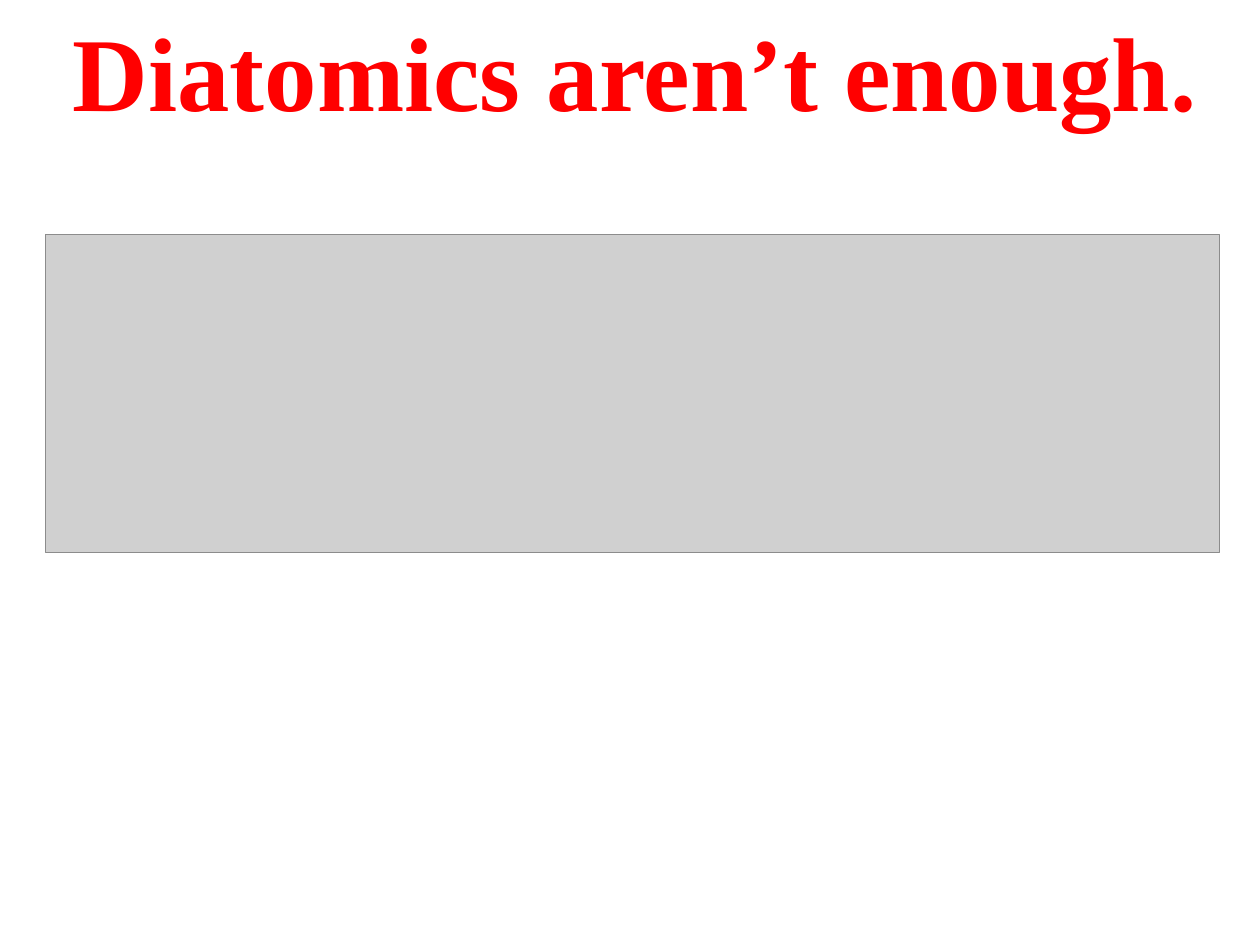
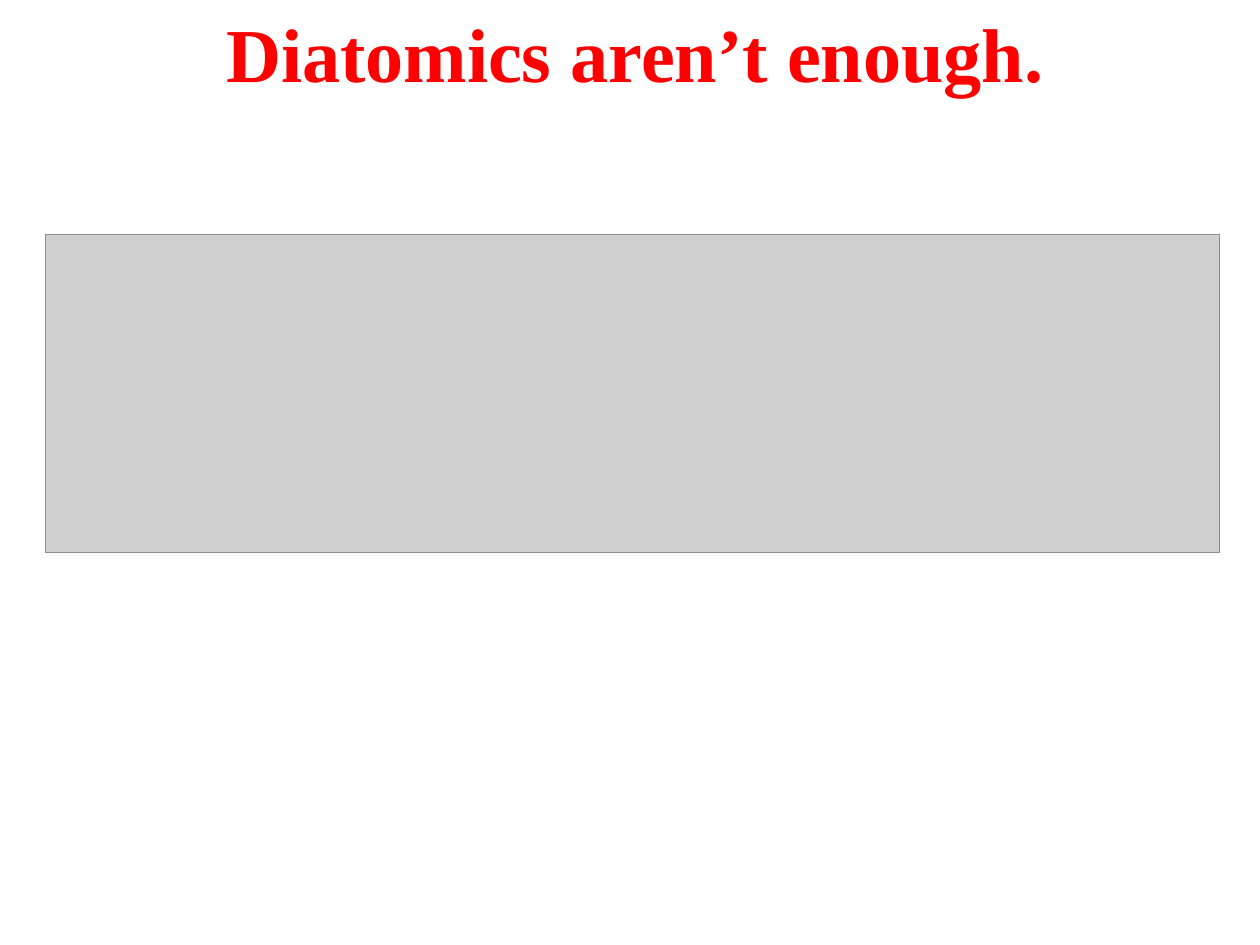
Before and after one commit to HPQC-LABS/polyMLR, a slide deck: slide 17 of 2018-06-20-polyMLR(ISMS).odp. Drawn at 1260x945 pixels with LibreOffice and Linux fonts; fonts in the diff are those of the drawing; grey boxes stand for pictures. Boxes give left, top, right and bottom in pixels: in the first picture for what was removed or moved away, otherwise in the second. Text is boxed around its words. In the diff, an @@ line names an element or a change of style, - is before the commit and + after.

```diff
--- a/2018-06-20-polyMLR(ISMS).odp
+++ b/2018-06-20-polyMLR(ISMS).odp
@@ text "Diatomics aren’t enough." at <box>226,29,1043,97</box>: size 66 to 48 pt @@
```
Also in this commit, not shown: 12 other slides changed, 9 slides added, 3 slides removed, 3 other files.
